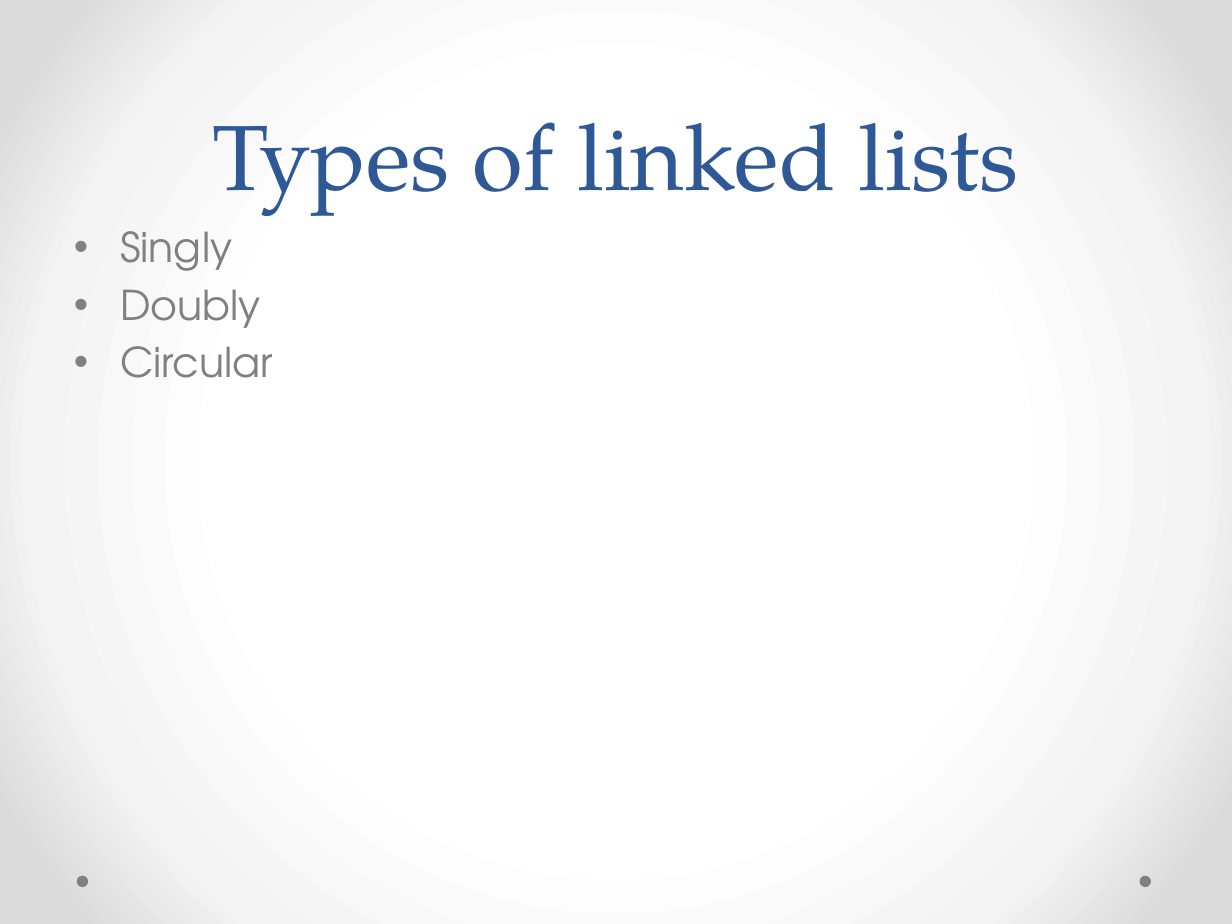
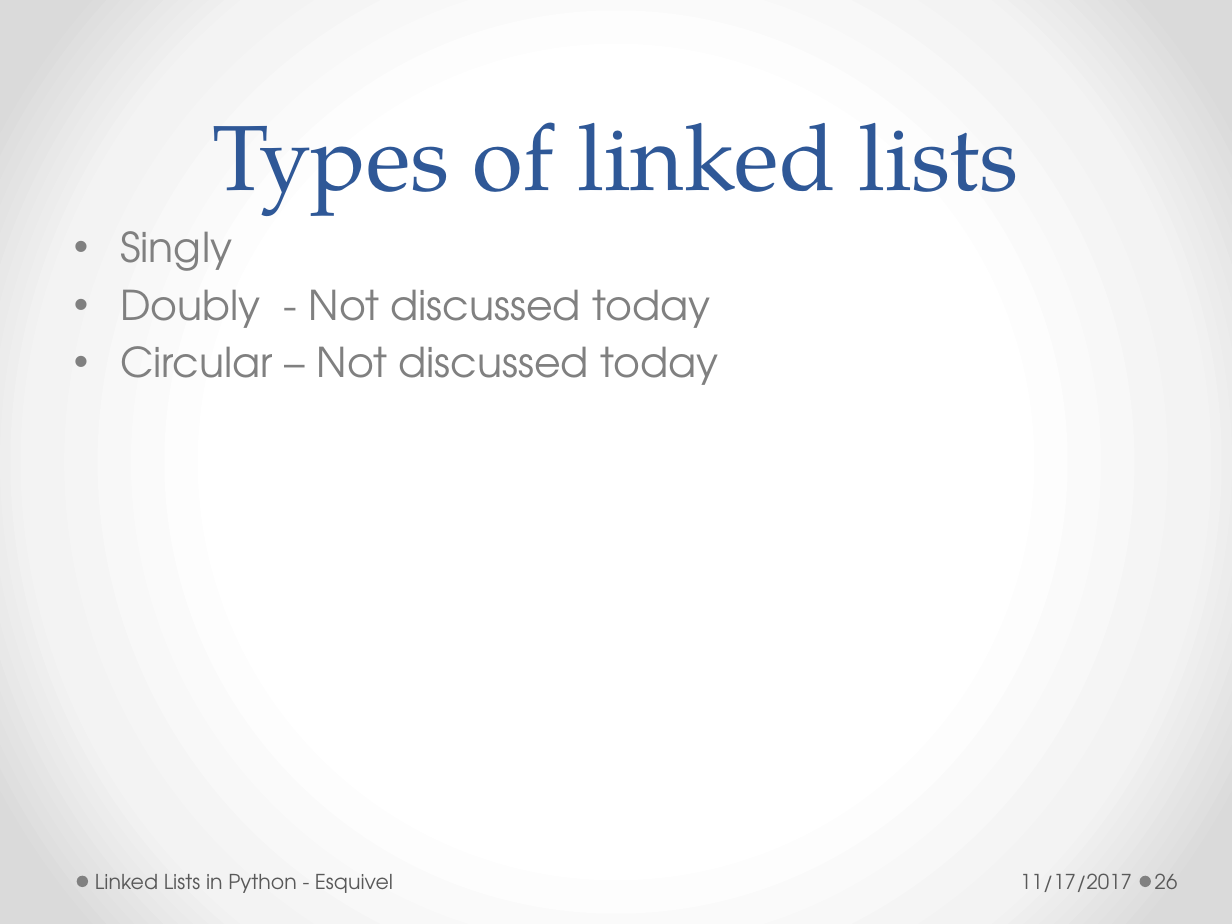
Before and after one commit to redsunsetrose/linked-Lists, a slide deck: slide 26 of LinkedLists.pptx (slide 18 before the commit). Drawn at 1232x924 pixels with LibreOffice and Linux fonts; fonts in the diff are those of the drawing. Boxes give left, top, right and bottom in pixels: in the first picture for what was removed or moved away, otherwise in the second. Text is boxed around its words. In the diff, an @@ line names an element or a change of style, - is before the commit and + after.

```diff
--- a/LinkedLists.pptx
+++ b/LinkedLists.pptx
@@ text at (x1=120, y1=289, x2=718, y2=385): text changed @@
-• Doubly
-• Circular
+• Doubly - Not discussed today
+• Circular – Not discussed today
@@ text added at (x1=95, y1=874, x2=393, y2=893), 12 pt, text #595959 @@
+Linked Lists in Python - Esquivel
@@ text added at (x1=1020, y1=873, x2=1132, y2=892), 12 pt, text #595959 @@
+11/17/2017
@@ page number added at (x1=1155, y1=873, x2=1178, y2=889), 12 pt, text #595959 @@
+26
```
Also in this commit, not shown: 18 other slides changed, 10 slides added, 6 slides removed.
